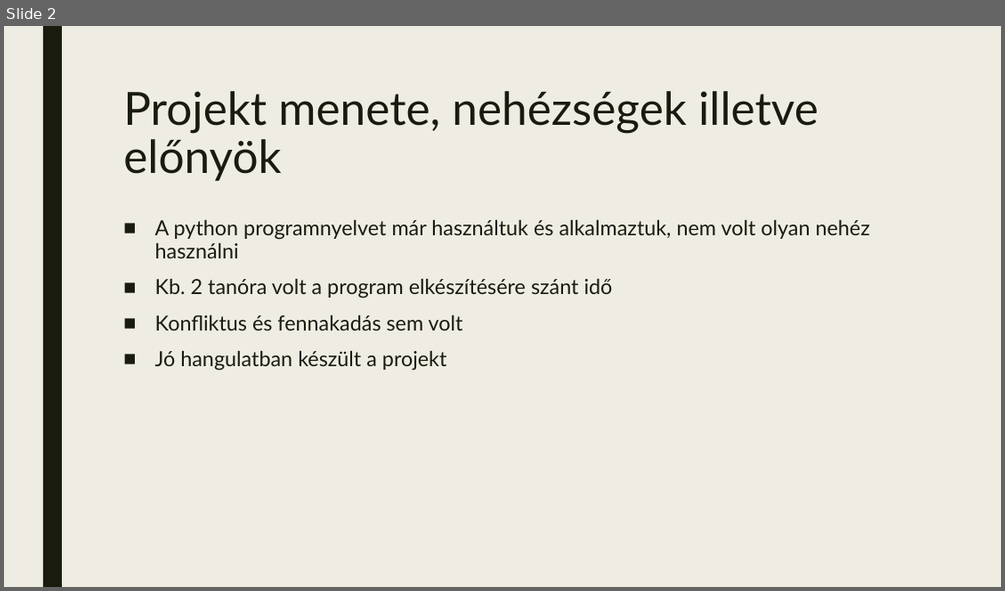
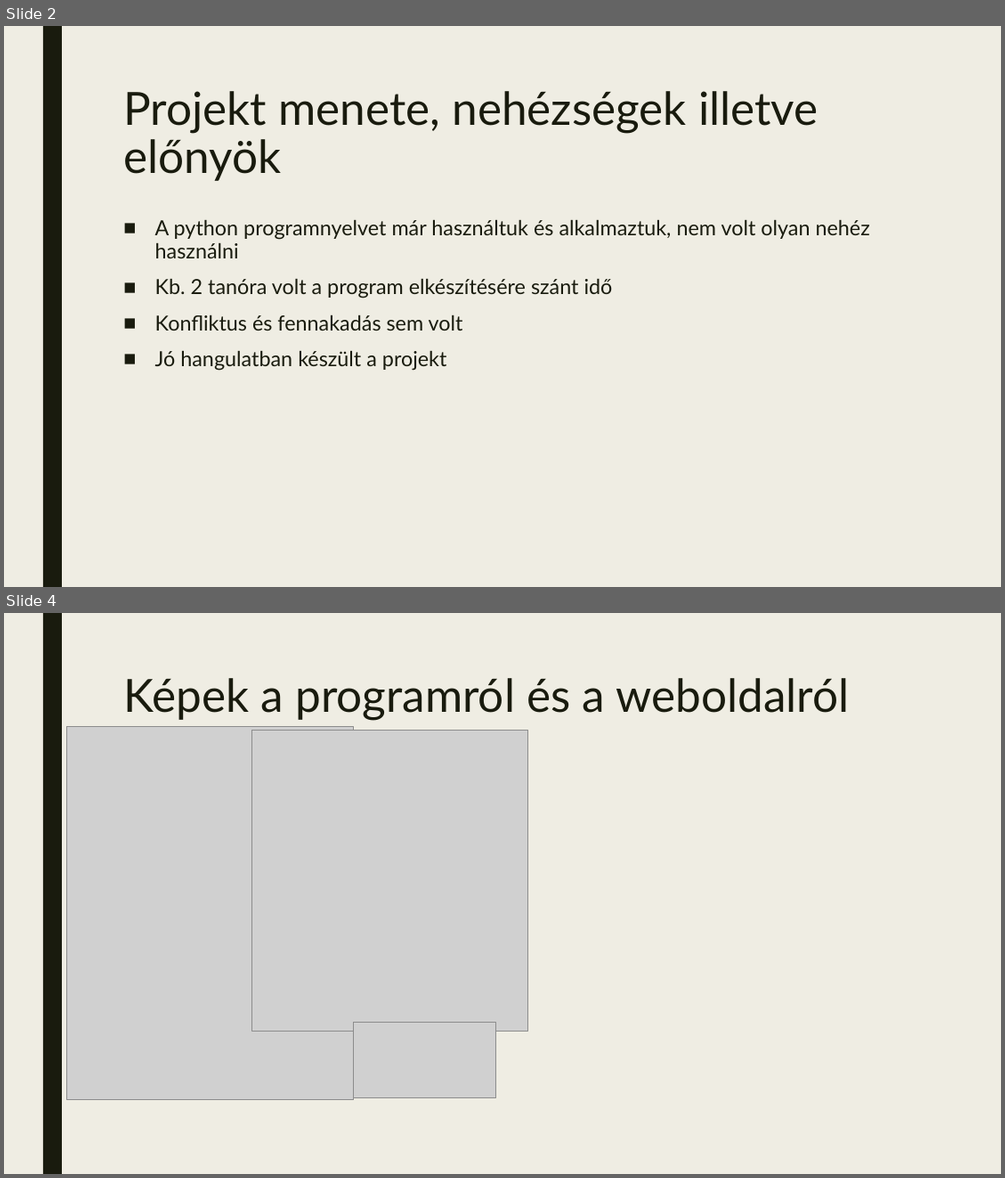
Before and after one commit to MilanBruder/Projekt22, a slide deck: Readme/Projekt.pptx. Shown one above the other, each under a label of ours: slide 2 before the commit, slides 2 and 4 after it; the slides between them are not shown. The pictures are 1005x591 and 1005x1178 pixels, drawn with LibreOffice and Linux fonts; fonts in the diff are those of the drawing; grey boxes stand for pictures. Boxes give left, top, right and bottom in pixels: in the first picture for what was removed or moved away, otherwise in the second. Text is boxed around its words. In the diff, an @@ line names an element or a change of style, - is before the commit and + after.

```diff
--- a/Readme/Projekt.pptx
+++ b/Readme/Projekt.pptx
@@ slide 4 added at [4,613,1001,1174], background #EFEDE3; not listed: 1 template element that a slide beside it also shows @@
@@ title added at [123,678,849,720], 44 pt, text #191B0E @@
+Képek a programról és a weboldalról
@@ picture added at [67,727,353,1099] @@
@@ picture added at [251,730,527,1030] @@
@@ picture added at [353,1022,496,1098] @@
```
Also in this commit, not shown: 1 other slide added, 1 slide removed.
